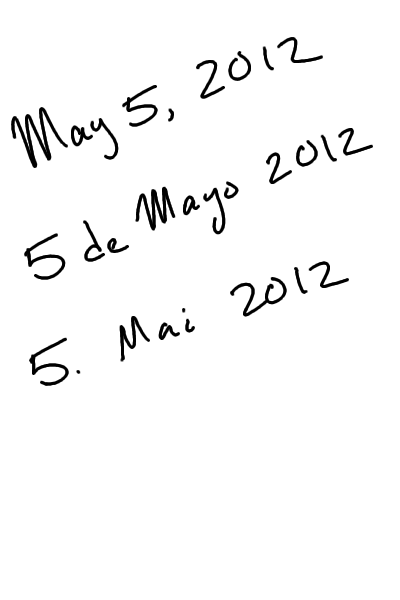
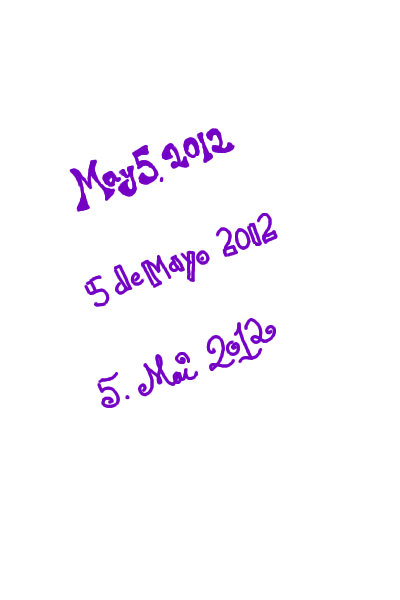
Revision of a layered 400 × 600 image; what changed, layer by layer:
added layer "New Layer#7" above "New Layer#6" over [69, 128, 278, 408]
hid "New Layer#4" over [11, 37, 373, 386]
